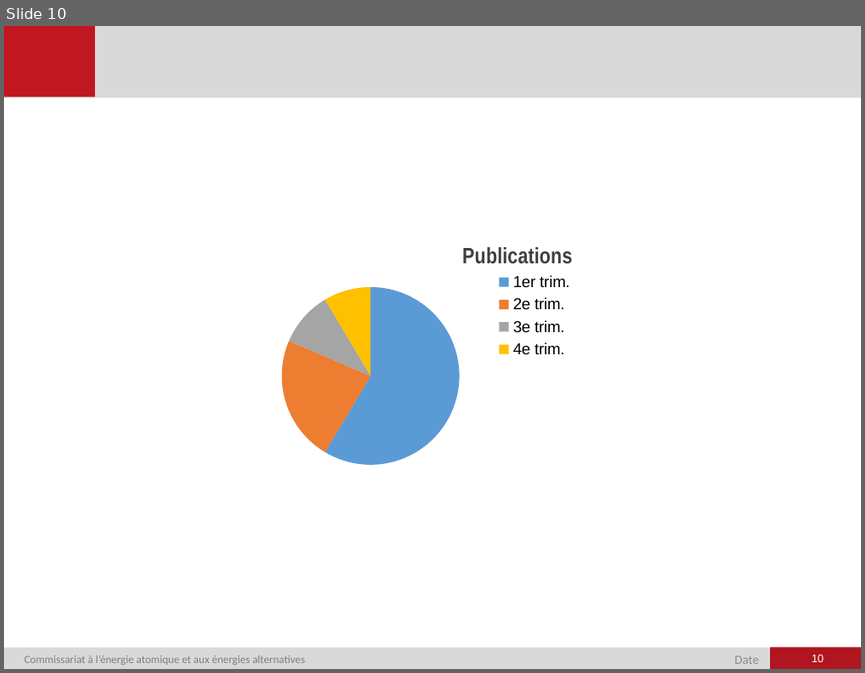
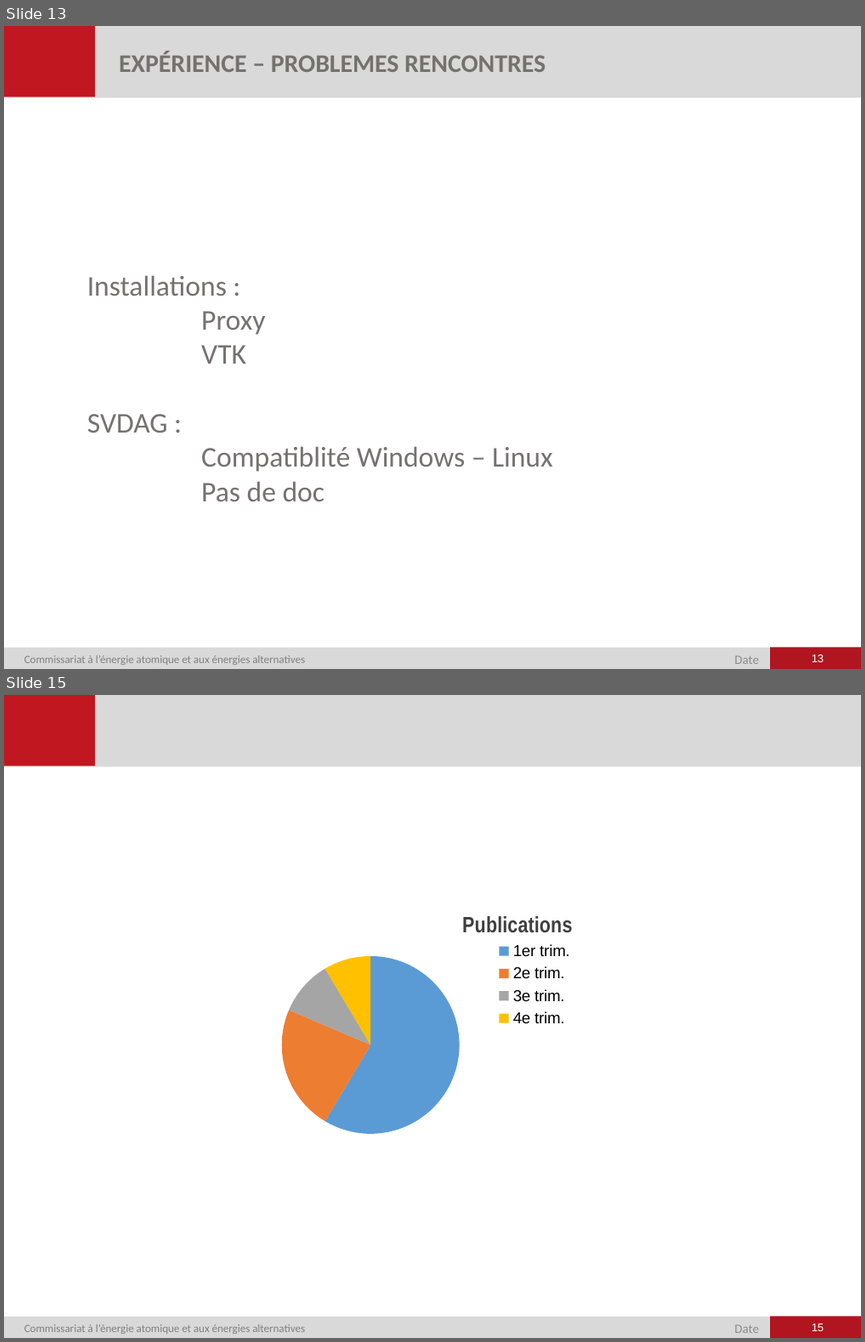
Before and after one commit to RocheAntoine/RapportStageM1, a slide deck: Présentation.pptx. Shown one above the other, each under a label of ours: slide 10 before the commit, slides 13 and 15 after it; the slides between them are not shown. The pictures are 865x673 and 865x1342 pixels, drawn with LibreOffice and Linux fonts; fonts in the diff are those of the drawing; background and template pictures are left out. Boxes give left, top, right and bottom in pixels: in the first picture for what was removed or moved away, otherwise in the second. Text is boxed around its words. In the diff, an @@ line names an element or a change of style, - is before the commit and + after.

```diff
--- a/Présentation.pptx
+++ b/Présentation.pptx
@@ slide 13 added at [4, 26, 861, 669], background #FFFFFF; not listed: 6 template elements that a slide beside it also shows @@
@@ text added at [119, 51, 545, 72], 16 pt, text #767171, bold @@
+EXPÉRIENCE – PROBLEMES RENCONTRES
@@ text added at [87, 275, 553, 501], 18 pt, text #767171 @@
+Installations :
+Proxy
+VTK
+SVDAG :
+Compatiblité Windows – Linux
+Pas de doc
@@ page number added at [812, 654, 823, 662], 7 pt, text #FFFFFF @@
+13
@@ what was slide 10 is now slide 15 @@
@@ page number at [812, 1323, 823, 1331]: text changed @@
-10
+15
```
Also in this commit, not shown: 7 slides changed, 6 other slides added, 2 slides removed.
